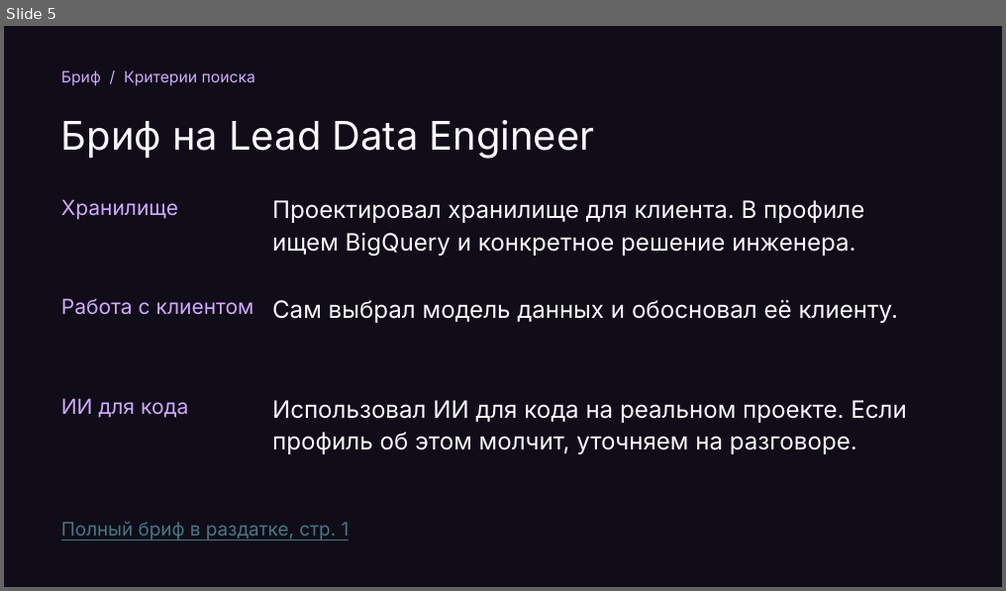
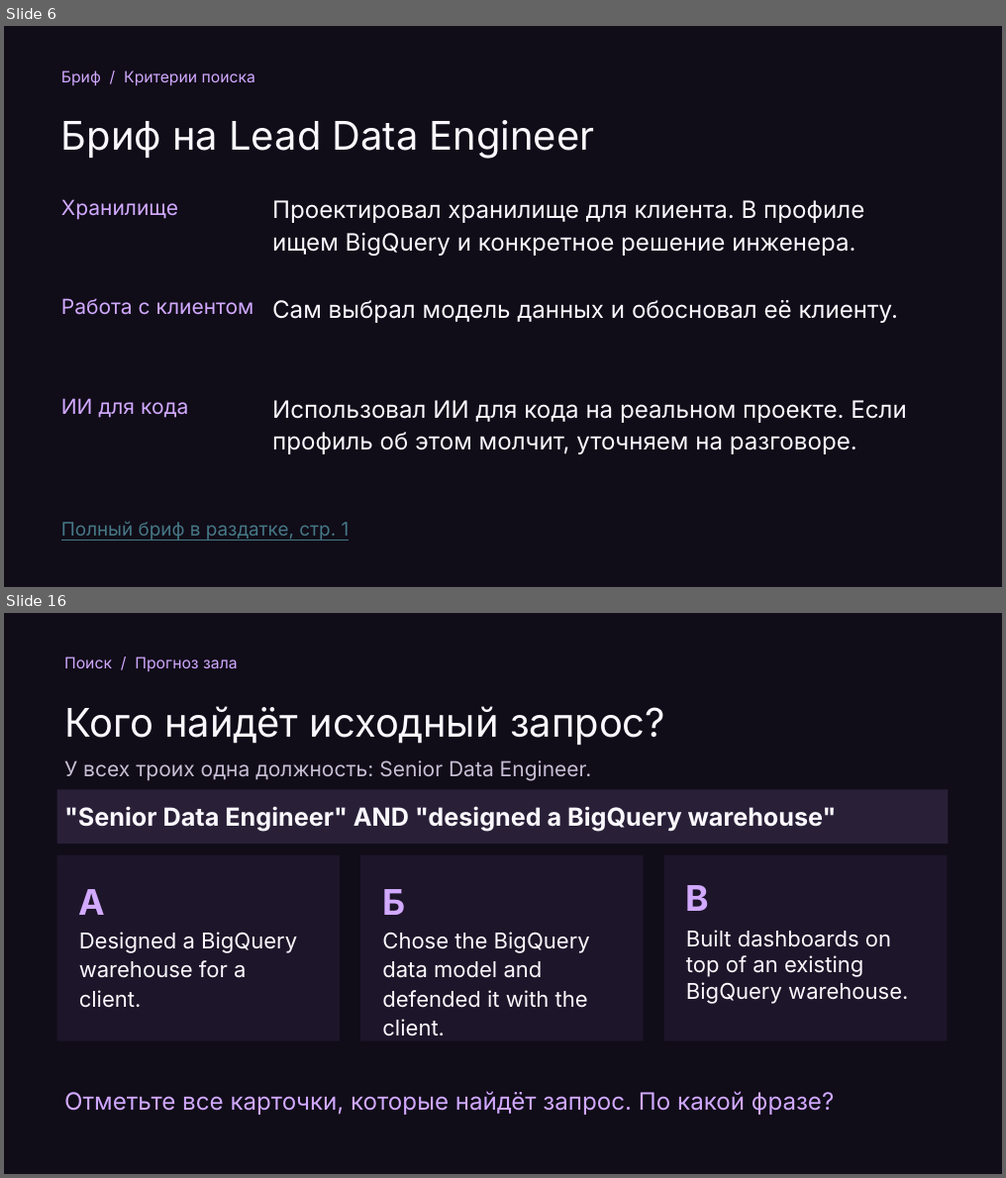
Before and after one commit to Da6ka/ta-meetup-ai-sourcing-2026-11-19, a slide deck: materials/spb-it-recruiter-meetup.pptx. Shown one above the other, each under a label of ours: slide 5 before the commit, slides 6 and 16 after it; the slides between them are not shown. The pictures are 1006x591 and 1006x1178 pixels, drawn with LibreOffice and Linux fonts; fonts in the diff are those of the drawing. Boxes give left, top, right and bottom in pixels: in the first picture for what was removed or moved away, otherwise in the second. Text is boxed around its words. In the diff, an @@ line names an element or a change of style, - is before the commit and + after.

```diff
--- a/materials/spb-it-recruiter-meetup.pptx
+++ b/materials/spb-it-recruiter-meetup.pptx
@@ slide 16 added at [4, 613, 1002, 1174], background #100C18 @@
@@ text added at [64, 657, 237, 671], 15 pt, text #D1A9FF @@
+Поиск / Прогноз зала
@@ text added at [64, 706, 665, 745], 38 pt, text #FAF8FD @@
+Кого найдёт исходный запрос?
@@ text added at [64, 761, 592, 781], 20 pt, text #C7BED4 @@
+У всех троих одна должность: Senior Data Engineer.
@@ rectangle added at [57, 789, 948, 844], fill #292038, 24 pt, text #FAF8FD, bold @@
+"Senior Data Engineer" AND "designed a BigQuery warehouse"
@@ rectangle added at [57, 856, 341, 1042], fill #1D1529 @@
@@ rectangle added at [360, 856, 644, 1042], fill #1D1529 @@
@@ rectangle added at [664, 856, 947, 1042], fill #1D1529 @@
@@ text added at [79, 889, 106, 915], 34 pt, text #D1A9FF, bold @@
+А
@@ text added at [382, 889, 405, 915], 34 pt, text #D1A9FF, bold @@
+Б
@@ text added at [686, 885, 710, 911], 34 pt, text #D1A9FF, bold @@
+В
@@ text added at [79, 932, 297, 1008], 21 pt, text #FAF8FD @@
+Designed a BigQuery warehouse for a client.
@@ text added at [382, 932, 590, 1037], 21 pt, text #FAF8FD @@
+Chose the BigQuery data model and defended it with the client.
@@ text added at [686, 930, 908, 1004], 21 pt, text #FAF8FD @@
+Built dashboards on top of an existing BigQuery warehouse.
@@ text added at [64, 1091, 834, 1115], 23 pt, text #D1A9FF @@
+Отметьте все карточки, которые найдёт запрос. По какой фразе?
@@ what was slide 5 is now slide 6 @@
```
Also in this commit, not shown: 18 slides changed, 6 other slides added, 6 slides removed, 11 other files.
